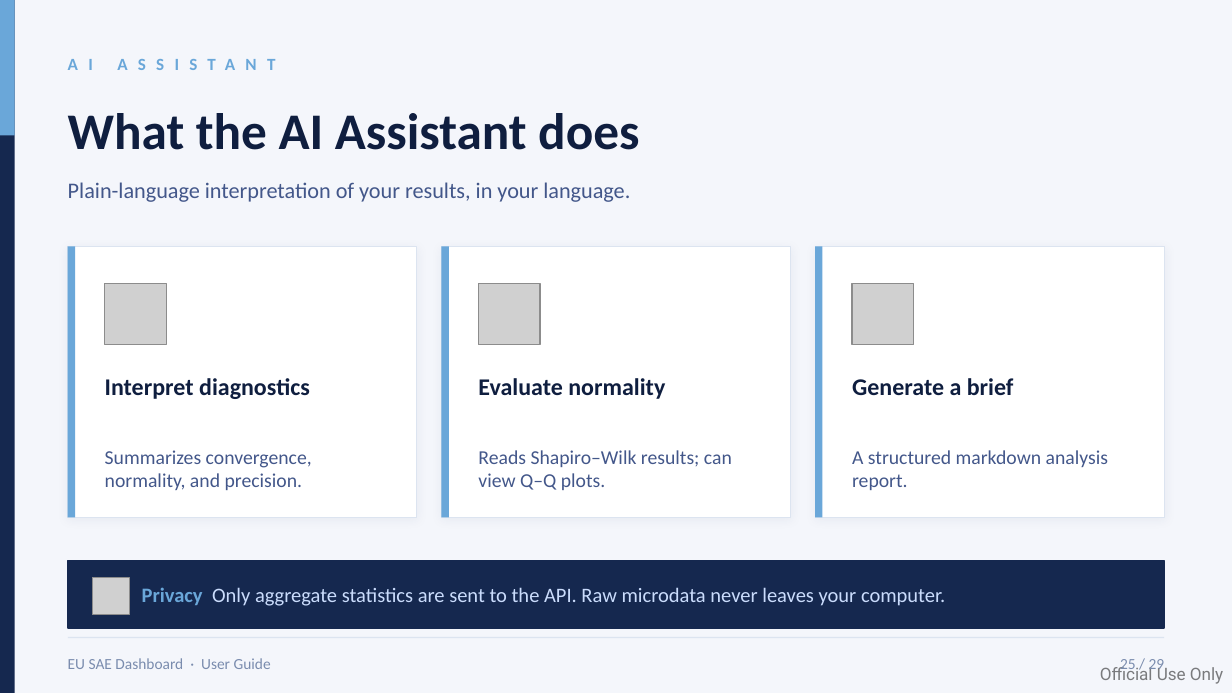
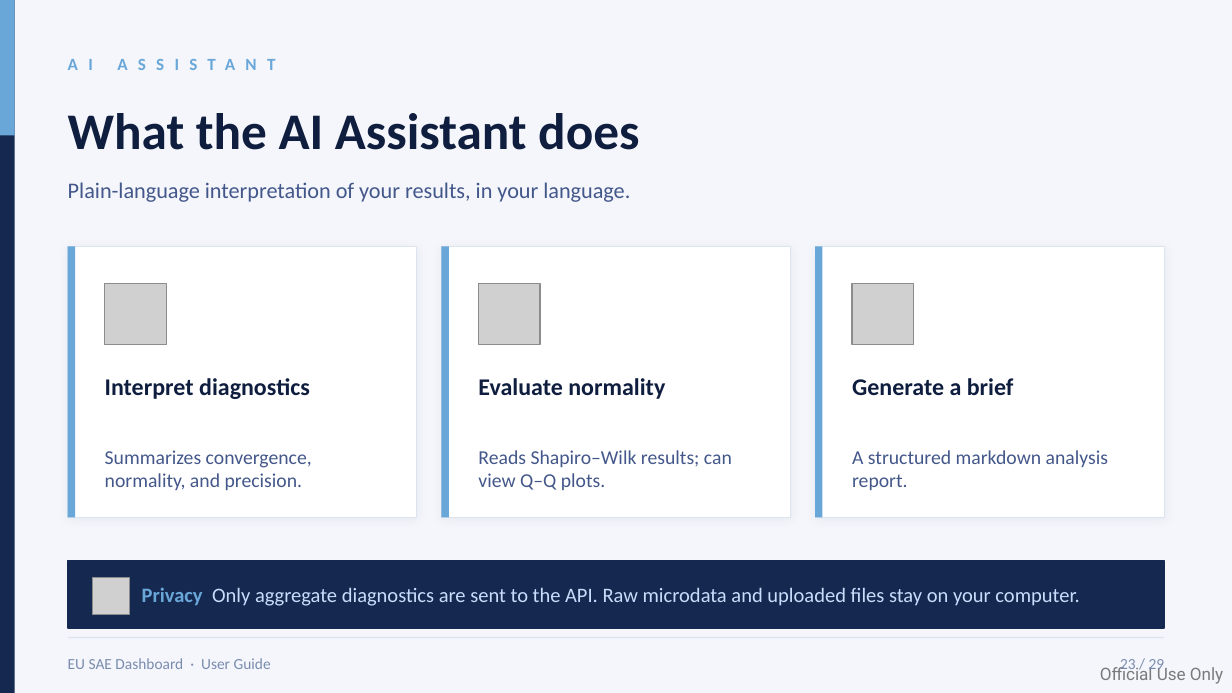
Before and after one commit to Noboyoshida227/EU_SAE_application_package, a slide deck: slide 23 of instructions/EU_SAE_User_Guide_Dashboard_v2.pptx. Drawn at 1232x693 pixels with LibreOffice and Linux fonts; fonts in the diff are those of the drawing; grey boxes stand for pictures. Boxes give left, top, right and bottom in pixels: in the first picture for what was removed or moved away, otherwise in the second. Text is boxed around its words. In the diff, an @@ line names an element or a change of style, - is before the commit and + after.

```diff
--- a/instructions/EU_SAE_User_Guide_Dashboard_v2.pptx
+++ b/instructions/EU_SAE_User_Guide_Dashboard_v2.pptx
@@ text at [142,587,1079,606]: text changed @@
-Privacy Only aggregate statistics are sent to the API. Raw microdata never leaves your computer.
+Privacy Only aggregate diagnostics are sent to the API. Raw microdata and uploaded files stay on your computer.
@@ text at [1120,659,1165,674]: text changed @@
-25 / 29
+23 / 29
```
Also in this commit, not shown: 24 other slides changed, 3 other files.
